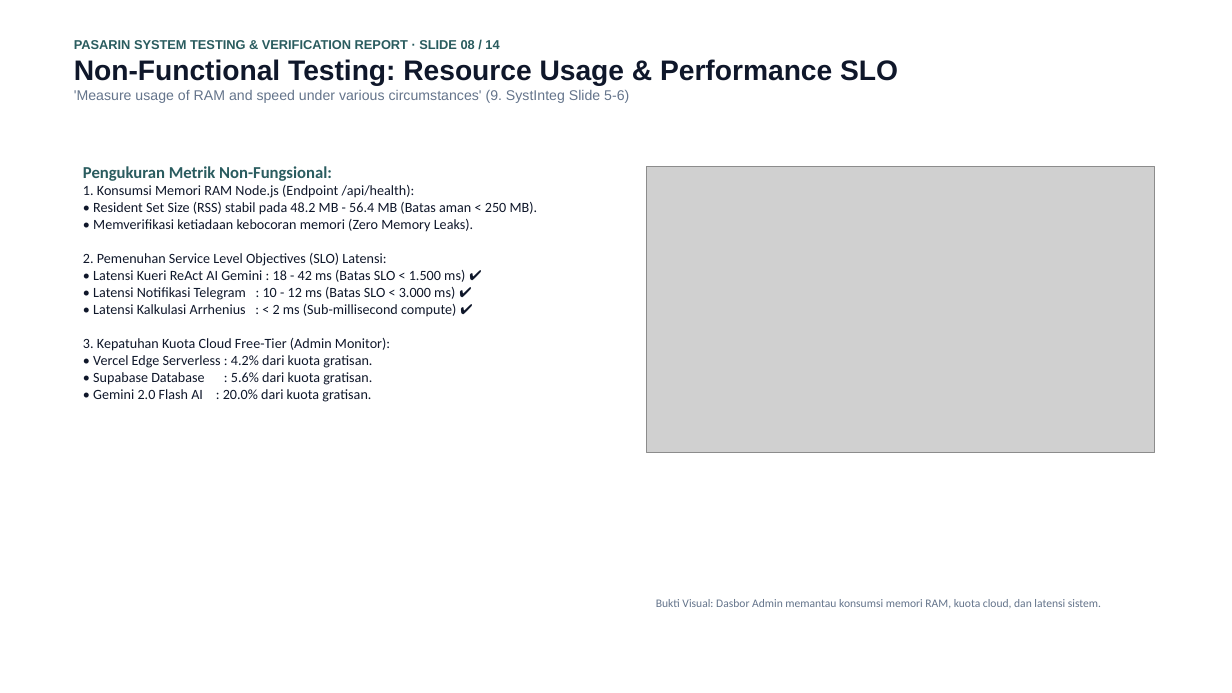
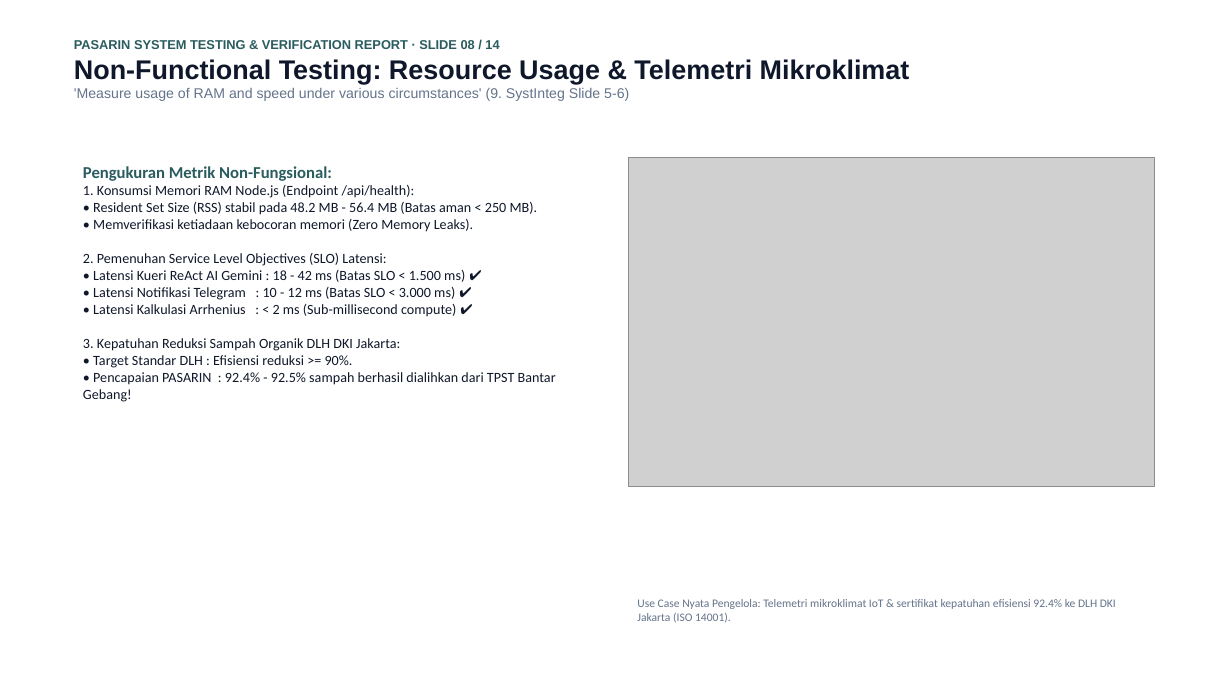
Before and after one commit to mrshlaf/pasarin, a slide deck: slide 8 of LAPORAN_PENGUJIAN_DAN_VERIFIKASI_SISTEM_PASARIN.pptx. Drawn at 1232x693 pixels with LibreOffice and Linux fonts; fonts in the diff are those of the drawing; grey boxes stand for pictures. Boxes give left, top, right and bottom in pixels: in the first picture for what was removed or moved away, otherwise in the second. Text is boxed around its words. In the diff, an @@ line names an element or a change of style, - is before the commit and + after.

Commit message:
docs(presentation): update PPTX and PDF with real web use-case screenshots across all roles

```diff
--- a/LAPORAN_PENGUJIAN_DAN_VERIFIKASI_SISTEM_PASARIN.pptx
+++ b/LAPORAN_PENGUJIAN_DAN_VERIFIKASI_SISTEM_PASARIN.pptx
@@ text at (74, 59, 910, 84): text changed; size 22 to 21 pt @@
-Non-Functional Testing: Resource Usage & Performance SLO
+Non-Functional Testing: Resource Usage & Telemetri Mikroklimat
@@ picture: place and size @@
-picture at (647, 166, 1155, 452)
+picture at (628, 157, 1155, 486)
@@ text at (83, 185, 556, 402): text changed @@
-1. Konsumsi Memori RAM Node.js (Endpoint /api/health):
-• Resident Set Size (RSS) stabil pada 48.2 MB - 56.4 MB (Batas aman < 250 MB).
-• Memverifikasi ketiadaan kebocoran memori (Zero Memory Leaks).
-2. Pemenuhan Service Level Objectives (SLO) Latensi:
-• Latensi Kueri ReAct AI Gemini : 18 - 42 ms (Batas SLO < 1.500 ms) ✔
-• Latensi Notifikasi Telegram : 10 - 12 ms (Batas SLO < 3.000 ms) ✔
-• Latensi Kalkulasi Arrhenius : < 2 ms (Sub-millisecond compute) ✔
-3. Kepatuhan Kuota Cloud Free-Tier (Admin Monitor):
-• Vercel Edge Serverless : 4.2% dari kuota gratisan.
-• Supabase Database : 5.6% dari kuota gratisan.
-• Gemini 2.0 Flash AI : 20.0% dari kuota gratisan.
+1. Konsumsi Memori RAM Node.js (Endpoint /api/health):
+• Resident Set Size (RSS) stabil pada 48.2 MB - 56.4 MB (Batas aman < 250 MB).
+• Memverifikasi ketiadaan kebocoran memori (Zero Memory Leaks).
+2. Pemenuhan Service Level Objectives (SLO) Latensi:
+• Latensi Kueri ReAct AI Gemini : 18 - 42 ms (Batas SLO < 1.500 ms) ✔
+• Latensi Notifikasi Telegram : 10 - 12 ms (Batas SLO < 3.000 ms) ✔
+• Latensi Kalkulasi Arrhenius : < 2 ms (Sub-millisecond compute) ✔
+3. Kepatuhan Reduksi Sampah Organik DLH DKI Jakarta:
+• Target Standar DLH : Efisiensi reduksi >= 90%.
+• Pencapaian PASARIN : 92.4% - 92.5% sampah berhasil dialihkan dari TPST Bantar Gebang!
@@ text at (637, 599, 1116, 623): text changed @@
-Bukti Visual: Dasbor Admin memantau konsumsi memori RAM, kuota cloud, dan latensi sistem.
+Use Case Nyata Pengelola: Telemetri mikroklimat IoT & sertifikat kepatuhan efisiensi 92.4% ke DLH DKI Jakarta (ISO 14001).
```
Also in this commit, not shown: 10 other slides changed, 3 slides added, 3 slides removed, 15 other files.
